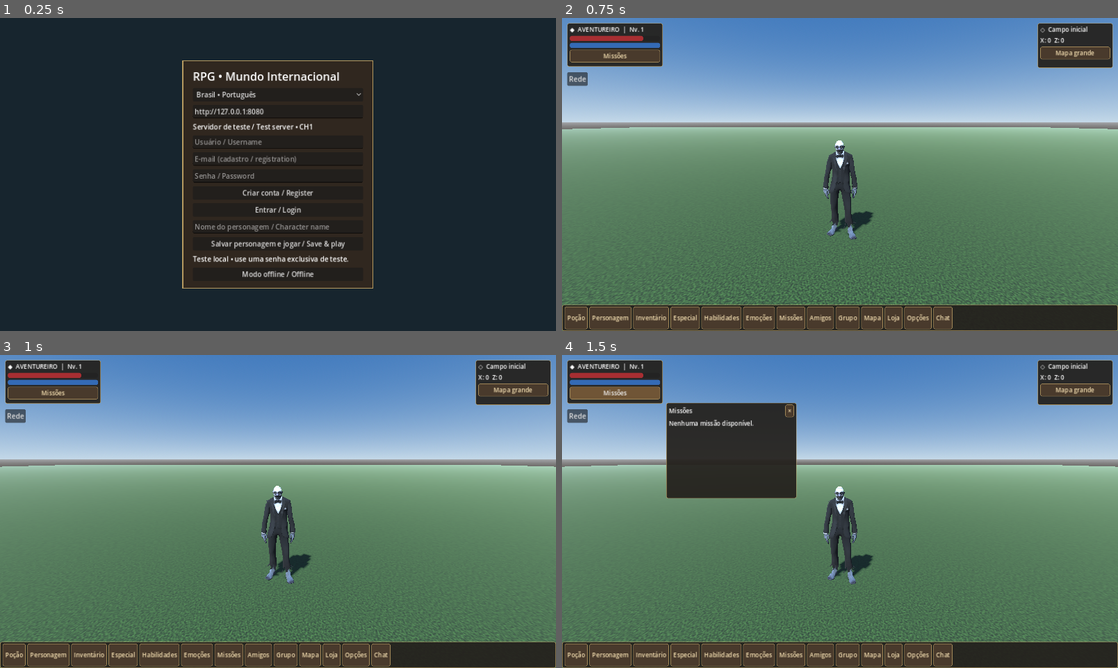
Above: before the commit, frames 1-4 (two rows, left to right).
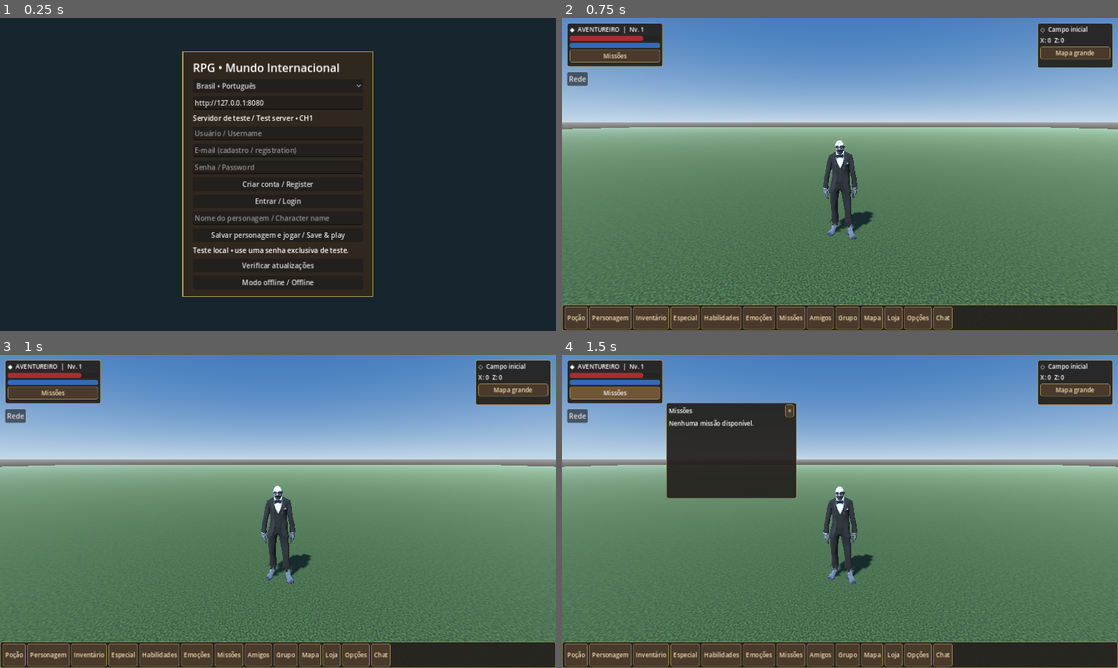
Above: after the commit, the same moments.

Repository: lolprogif/LolPRO-ON
Game: Godot game, scene res://Login.tscn
Two runs of this game, one before a commit and one after it. Both use one fixed random seed, a clock stepped at 60 frames per second and the inputs below.
Inputs:
- Up to frame 1 (0.25 s): no input
- Up to frame 2 (0.75 s): click "Modo offline / Offline" at 0.5 s
- Up to frame 3 (1 s): no input
- Up to frame 4 (1.5 s): click "Missões" at 1.25 s

The runs differ from the first frame. In frame 1, 7.3% of the frame differs, in the area x 32-68%, y 10-90%; in frame 2, nothing differs; in frame 3, nothing differs; in frame 4, nothing differs.

Commit message:
V0.9: login preferences and automatic LAN multiplayer

Diff:
--- a/login.gd
+++ b/login.gd
@@ -8,6 +8,7 @@
 var req := HTTPRequest.new()
 var action := ""
 var token := ""
+var settings := ConfigFile.new()
 var language: OptionButton
 var title_label: Label
 func _ready():
@@ -44,10 +45,13 @@
 	for s in ["Brasil • Português", "International • English", "España • Español"]: language.add_item(s)
 	v.add_child(language)
 	endpoint = field(v,"Servidor / Server","http://127.0.0.1:8080" if not OS.has_feature("mobile") else "http://192.168.1.100:8080")
+	settings.load("user://login.cfg")
+	endpoint.text = str(settings.get_value("login","server",endpoint.text))
 	var channel := Label.new()
 	channel.text = "Servidor de teste / Test server • CH1"
 	v.add_child(channel)
 	user = field(v,"Usuário / Username")
+	user.text = str(settings.get_value("login","username",""))
 	email = field(v,"E-mail (cadastro / registration)")
 	password = field(v,"Senha / Password")
 	password.secret = true
@@ -61,7 +65,10 @@
 	status.autowrap_mode = TextServer.AUTOWRAP_WORD_SMART
 	status.text = "Teste local • use uma senha exclusiva de teste."
 	v.add_child(status)
-	button(v,"Modo offline / Offline",func(): get_tree().change_scene_to_file("res://World.tscn"))
+	button(v,"Verificar atualizações",func(): OS.shell_open("https://github.com/lolprogif/LolPRO-ON/releases"))
+	button(v,"Modo offline / Offline",func():
+		get_tree().remove_meta("online_endpoint")
+		get_tree().change_scene_to_file("res://World.tscn"))
 func field(v: VBoxContainer,hint: String,value: String = "") -> LineEdit:
 	var f := LineEdit.new()
 	f.placeholder_text = hint
@@ -90,7 +97,12 @@
 	if action == "register": status.text = "Conta criada! Faça login / Account created"
 	elif action == "login":
 		token = d.token
+		settings.set_value("login","server",endpoint.text.strip_edges())
+		settings.set_value("login","username",user.text)
+		settings.save("user://login.cfg")
 		character.text = d.character
 		password.clear()
 		status.text = "Escolha seu personagem / Choose character"
-	elif action == "character": get_tree().change_scene_to_file("res://World.tscn")
+	elif action == "character":
+		get_tree().set_meta("online_endpoint",endpoint.text.strip_edges())
+		get_tree().change_scene_to_file("res://World.tscn")
